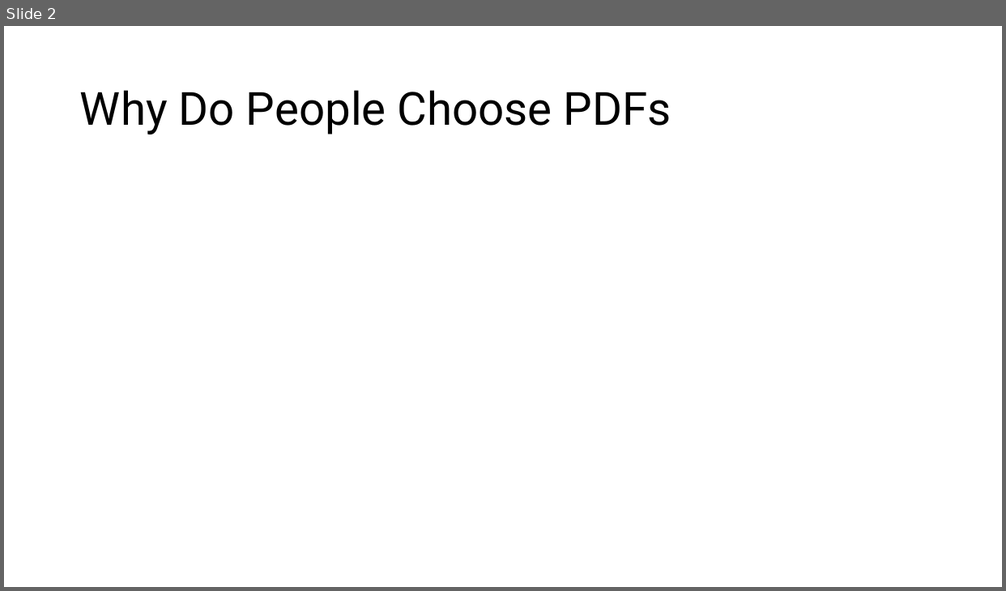
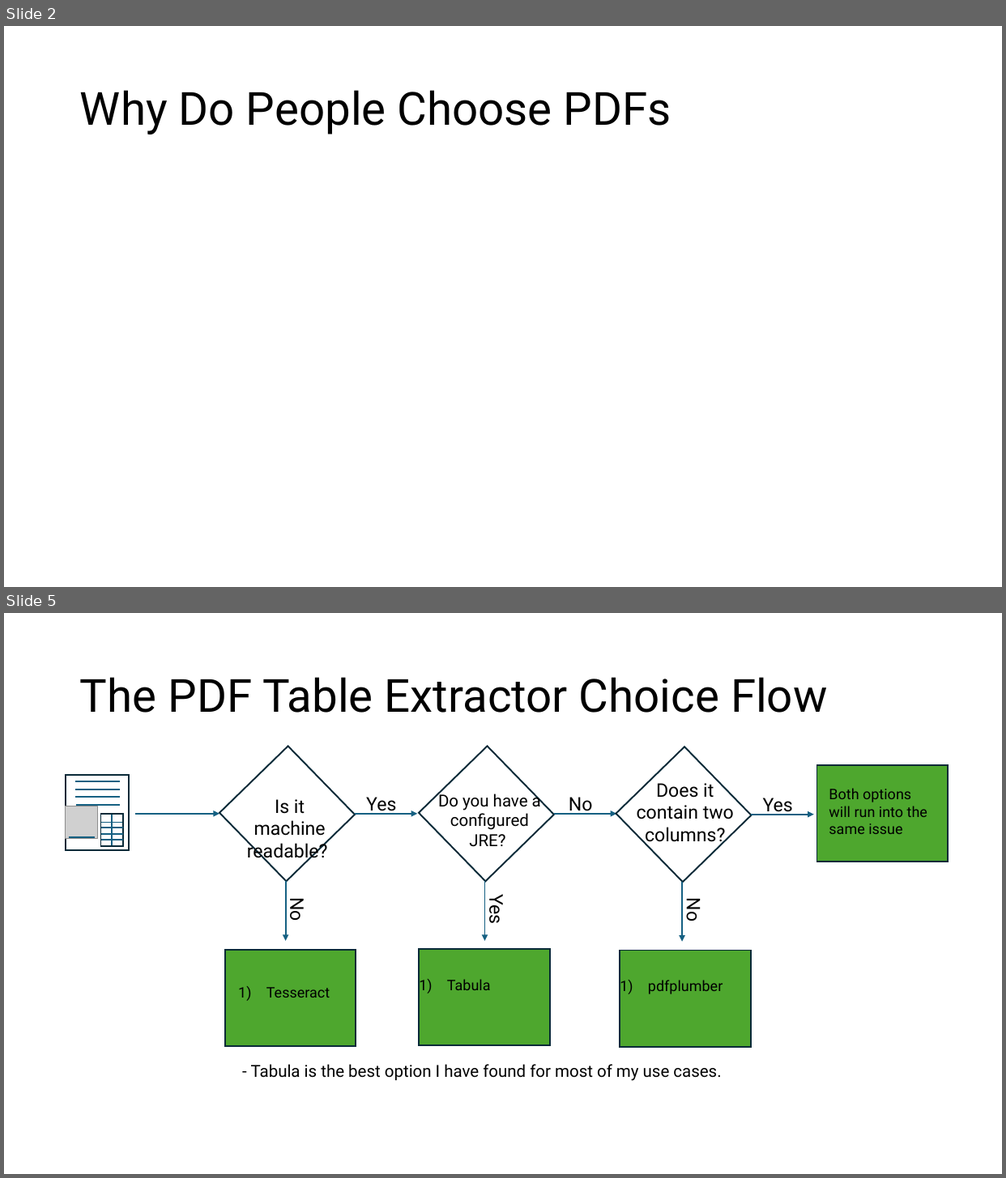
Before and after one commit to mpdubbin/python-frederick-pdf-text-extraction-20240814, a slide deck: Frederick Python Meetup.pptx. Shown one above the other, each under a label of ours: slide 2 before the commit, slides 2 and 5 after it; the slides between them are not shown. The pictures are 1006x591 and 1006x1178 pixels, drawn with LibreOffice and Linux fonts; fonts in the diff are those of the drawing; grey boxes stand for pictures. Boxes give left, top, right and bottom in pixels: in the first picture for what was removed or moved away, otherwise in the second. Text is boxed around its words. In the diff, an @@ line names an element or a change of style, - is before the commit and + after.

```diff
--- a/Frederick Python Meetup.pptx
+++ b/Frederick Python Meetup.pptx
@@ slide 5 added at [4, 613, 1002, 1174], background #FFFFFF @@
@@ title added at [80, 677, 827, 713], 44 pt, text #000000 @@
+The PDF Table Extractor Choice Flow
@@ rectangle added at [219, 746, 355, 881], fill #FFFFFF, outline #092A39 1.5 pt @@
@@ rectangle added at [419, 746, 555, 881], fill #FFFFFF, outline #092A39 1.5 pt @@
@@ rectangle added at [616, 747, 752, 882], fill #FFFFFF, outline #092A39 1.5 pt @@
@@ rectangle added at [817, 766, 948, 862], fill #4EA72E, outline #092A39 1.5 pt @@
@@ text added at [247, 799, 328, 862], 18 pt, text #000000 @@
+Is it machine readable?
@@ text added at [366, 797, 396, 815], 18 pt, text #000000 @@
+Yes
@@ text added at [438, 791, 541, 847], 16 pt, text #000000 @@
+Do you have a configured JRE?
@@ text added at [569, 797, 593, 815], 18 pt, text #000000 @@
+No
@@ text added at [637, 783, 734, 845], 18 pt, text #000000 @@
+Does it contain two columns?
@@ text added at [763, 798, 793, 815], 18 pt, text #000000 @@
+Yes
@@ text added at [829, 788, 927, 834], 14 pt, text #000000 @@
+Both options will run into the same issue
@@ arrow added from (135, 814) to (219, 814), #156082 1.5 pt @@
@@ arrow added from (355, 814) to (417, 814), #156082 1.5 pt @@
@@ arrow added from (554, 814) to (616, 814), #156082 1.5 pt @@
@@ arrow added from (751, 815) to (814, 815), #156082 1.5 pt @@
@@ group added at [66, 775, 130, 850]: 10 lines, 2 rectangles, 1 picture @@
@@ text added at [285, 900, 309, 921], 18 pt, text #000000 @@
+No
@@ arrow added from (286, 882) to (286, 941), #156082 1.5 pt @@
@@ arrow added from (484, 882) to (484, 941), #156082 1.5 pt @@
@@ text added at [484, 897, 509, 923], 18 pt, text #000000 @@
+Yes
@@ arrow added from (682, 883) to (682, 942), #156082 1.5 pt @@
@@ text added at [682, 901, 706, 922], 18 pt, text #000000 @@
+No
@@ rectangle added at [225, 950, 356, 1046], fill #4EA72E, outline #092A39 1.5 pt @@
@@ rectangle added at [419, 949, 550, 1046], fill #4EA72E, outline #092A39 1.5 pt @@
@@ rectangle added at [620, 951, 750, 1047], fill #4EA72E, outline #092A39 1.5 pt @@
@@ text added at [266, 987, 330, 998], 14 pt, text #000000 @@
+1) Tesseract
@@ text added at [447, 979, 491, 990], 14 pt, text #000000 @@
+1) Tabula
@@ text added at [648, 980, 722, 995], 14 pt, text #000000 @@
+1) pdfplumber
@@ text added at [251, 1064, 721, 1081], 16 pt, text #000000 @@
+- Tabula is the best option I have found for most of my use cases.
```
Also in this commit, not shown: 2 slides changed, 7 other files.
